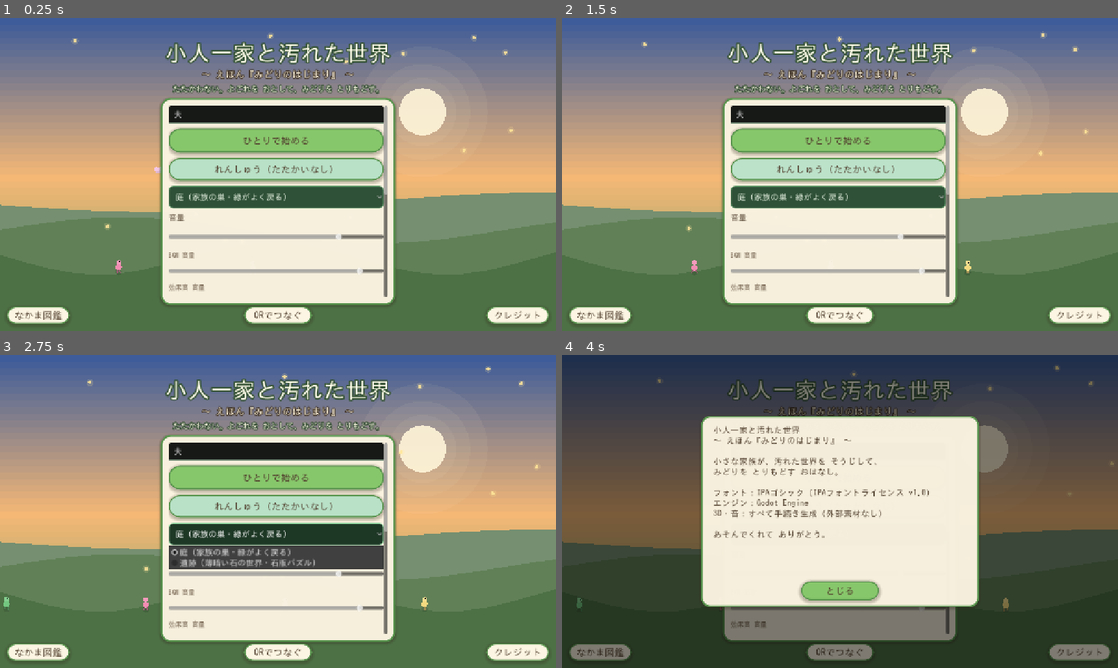
Above: before the commit, frames 1-4 (two rows, left to right).
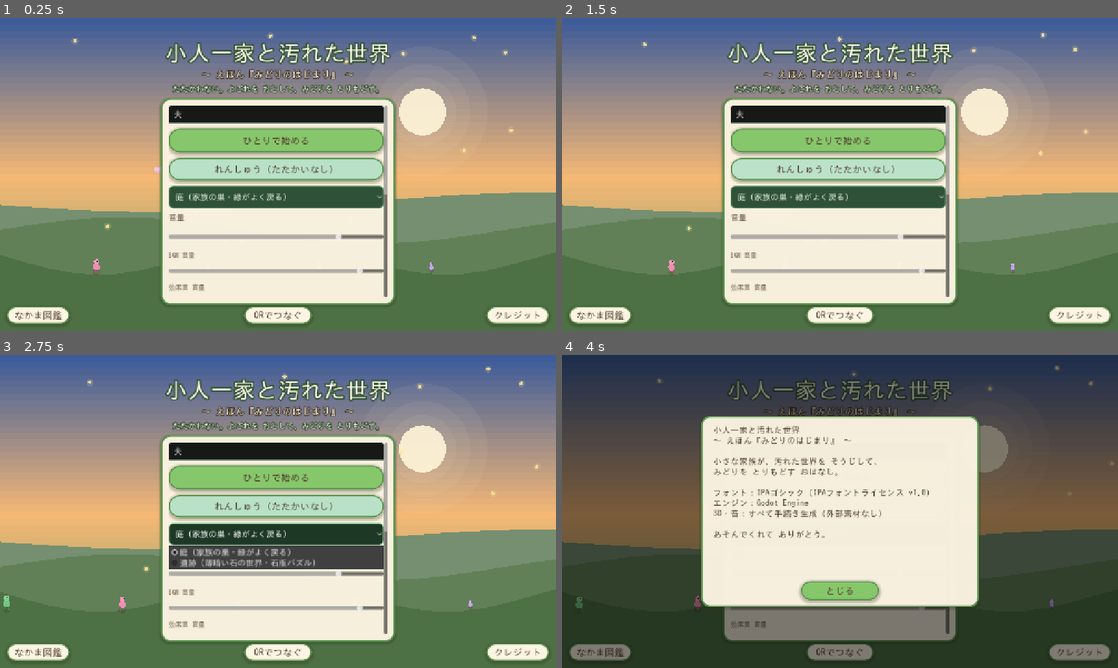
Above: after the commit, the same moments.

Repository: amami-cell/susabiyu-ig-auto
Game: Godot game, scene res://scenes/main.tscn
The game is run twice, just before and just after one commit, with the same random seed, the same clock (stepped at 60 frames per second) and the same inputs.
Inputs:
- Up to frame 1 (0.25 s): no input
- Up to frame 2 (1.5 s): click "ひとりで始める" at 0.5 s; click "れんしゅう（たたかいなし）" at 1.25 s
- Up to frame 3 (2.75 s): click "庭（家族の巣・緑がよく戻る）" at 2 s
- Up to frame 4 (4 s): click "クレジット" at 2.75 s; click "なかま図鑑" at 3.5 s

The runs differ from the first frame. In frame 1, less than 0.1% of the frame differs, in the area x 16-78%, y 76-82%; in frame 2, 0.1%; in frame 3, 0.1%, in the area x 0-85%, y 76-82%; in frame 4, 0.1%.

Commit message:
最強化㉘表紙の家族に体温を：親子で大きさを変え いちばん小さな子を追加
表紙には元々 小人の家族が丘を歩いていたが、全員 同じ大きさの点で “家族”に見えづらかった。
親は大きく・こどもは小さく・いちばん後ろに ちいさな子（5人目）を足して、
ひと目で“小人一家”＝家族の体温が伝わる表紙にする。

- _draw_walker：大きさ引数 sc を追加（影・脚・体・頭・目を一律スケール）。
- _draw の家族：色＋大きさの5人（とうさん1.18／かあさん1.10／こども0.92・0.85／ちいさな子0.68）。
  隊列の間隔を少し詰め（w*0.2）、bob も大きさに比例させて 自然に。

selftest OK。実描画（--shot）で 親サイズ・こどもサイズの小人が 丘を歩くのを確認。

Co-Authored-By: Claude Opus 4.8 <noreply@anthropic.com>
Claude-Session: https://claude.ai/code/session_01Vw7YN8y4ArxBhwqv8CY4gx

Diff:
--- a/kobito-3d/scenes/ui/lobby.gd
+++ b/kobito-3d/scenes/ui/lobby.gd
@@ -322,13 +322,21 @@
 		draw_circle(Vector2(x, y), 8.0, Color(1.0, 0.9, 0.6, 0.18))
 
 	# 生きた表紙：小人の家族が 丘を のんびり歩く（左→右へ、少し速さを変えて隊列に）。
+	# 親は大きく・こどもは小さく・いちばん後ろに ちいさな子＝“家族の体温”を表紙に。
 	var walk_y := h * 0.80
-	var fam := [Color(0.45, 0.78, 0.5), Color(0.95, 0.55, 0.7), Color(0.6, 0.7, 0.95), Color(0.95, 0.85, 0.5)]
+	var fam := [
+		{"c": Color(0.45, 0.78, 0.5), "s": 1.18},   # とうさん（大きい）
+		{"c": Color(0.95, 0.55, 0.7), "s": 1.10},   # かあさん
+		{"c": Color(0.6, 0.7, 0.95), "s": 0.92},    # こども
+		{"c": Color(0.95, 0.85, 0.5), "s": 0.85},   # こども
+		{"c": Color(0.8, 0.62, 0.95), "s": 0.68},   # いちばん ちいさな子
+	]
 	for i in fam.size():
-		var speed := 20.0 + i * 5.0
-		var wx := fposmod(_t * speed + i * (w * 0.24), w + 80.0) - 40.0
-		var bob := absf(sin(_t * 4.0 + i)) * 3.0
-		_draw_walker(Vector2(wx, walk_y - bob), fam[i], _t * 6.0 + i * 1.7)
+		var speed := 20.0 + i * 4.0
+		var wx := fposmod(_t * speed + i * (w * 0.2), w + 80.0) - 40.0
+		var sc: float = fam[i]["s"]
+		var bob := absf(sin(_t * 4.0 + i)) * 3.0 * sc
+		_draw_walker(Vector2(wx, walk_y - bob), fam[i]["c"], _t * 6.0 + i * 1.7, sc)
 
 	# ちょうちょ が 1匹 ひらひら横切る＝空にも動きを。
 	var bx := fposmod(_t * 42.0 + w * 0.3, w + 60.0) - 30.0
@@ -337,15 +345,16 @@
 
 
 ## 小さな小人がてくてく歩く（頭＋体＋振れる脚＋足元の影）。手描きふうの表紙に生きた動きを。
-func _draw_walker(p: Vector2, col: Color, phase: float) -> void:
-	draw_circle(p + Vector2(0, 11), 7.0, Color(0.0, 0.0, 0.0, 0.12))   # 足元の影
-	var sw := sin(phase) * 3.0
-	draw_line(p + Vector2(-2, 5), p + Vector2(-3 + sw, 13), col.darkened(0.35), 2.5)
-	draw_line(p + Vector2(2, 5), p + Vector2(3 - sw, 13), col.darkened(0.35), 2.5)
-	draw_circle(p, 7.0, col)                                          # 体
-	draw_circle(p + Vector2(0, -11), 5.5, col.lightened(0.12))        # 頭
+## sc＝大きさ（親は大きく・こどもは小さく＝“家族”に見せる）。
+func _draw_walker(p: Vector2, col: Color, phase: float, sc: float = 1.0) -> void:
+	draw_circle(p + Vector2(0, 11 * sc), 7.0 * sc, Color(0.0, 0.0, 0.0, 0.12))   # 足元の影
+	var sw := sin(phase) * 3.0 * sc
+	draw_line(p + Vector2(-2 * sc, 5 * sc), p + Vector2(-3 * sc + sw, 13 * sc), col.darkened(0.35), 2.5 * sc)
+	draw_line(p + Vector2(2 * sc, 5 * sc), p + Vector2(3 * sc - sw, 13 * sc), col.darkened(0.35), 2.5 * sc)
+	draw_circle(p, 7.0 * sc, col)                                          # 体
+	draw_circle(p + Vector2(0, -11 * sc), 5.5 * sc, col.lightened(0.12))   # 頭
 	# ちいさな目（進行方向＝右向き）
-	draw_circle(p + Vector2(2.2, -12), 1.1, Color(0.1, 0.1, 0.12))
+	draw_circle(p + Vector2(2.2 * sc, -12 * sc), 1.1 * sc, Color(0.1, 0.1, 0.12))
 
 
 ## ひらひら舞うちょうちょ（羽ばたきで羽の開き具合が変わる）。加算なしの軽い円で。
